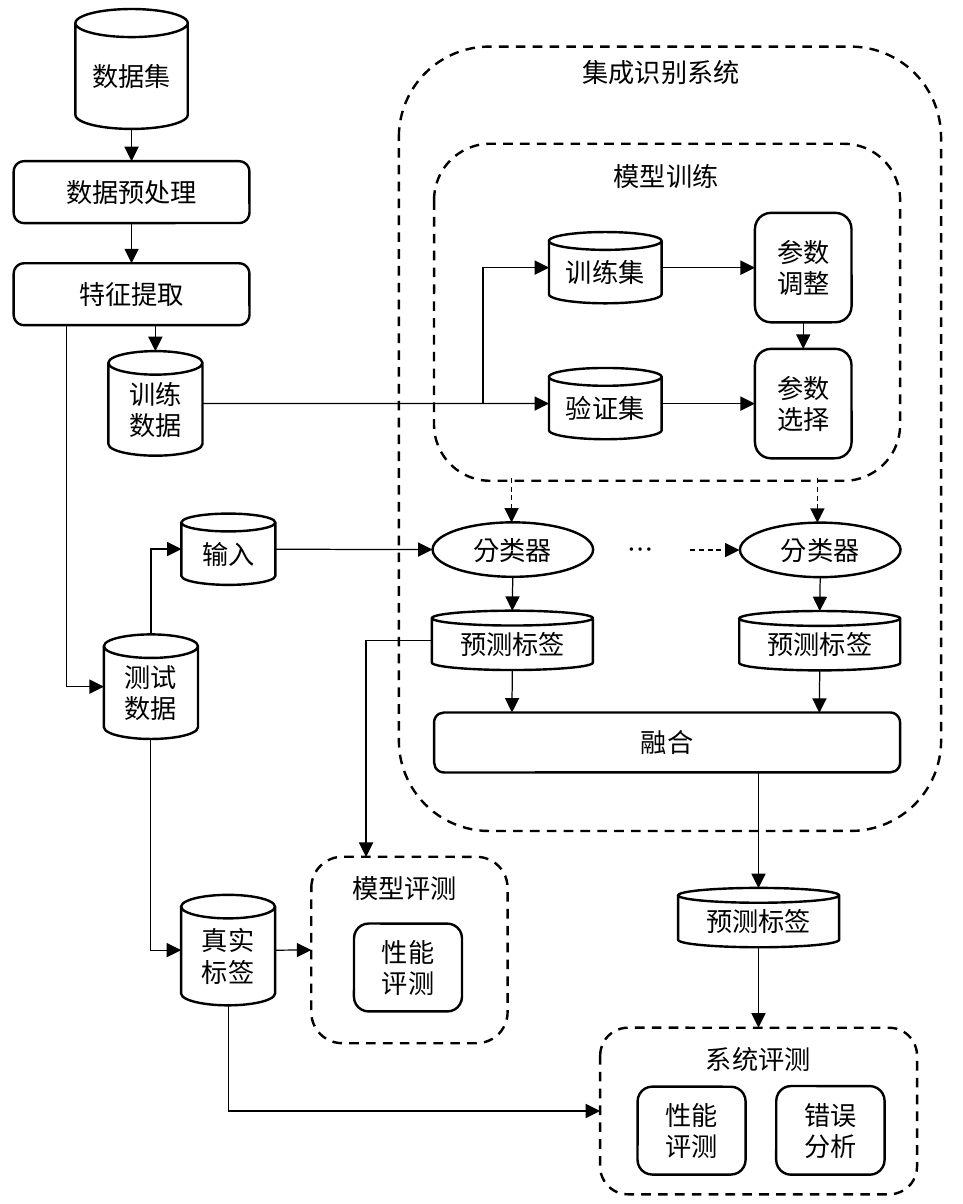
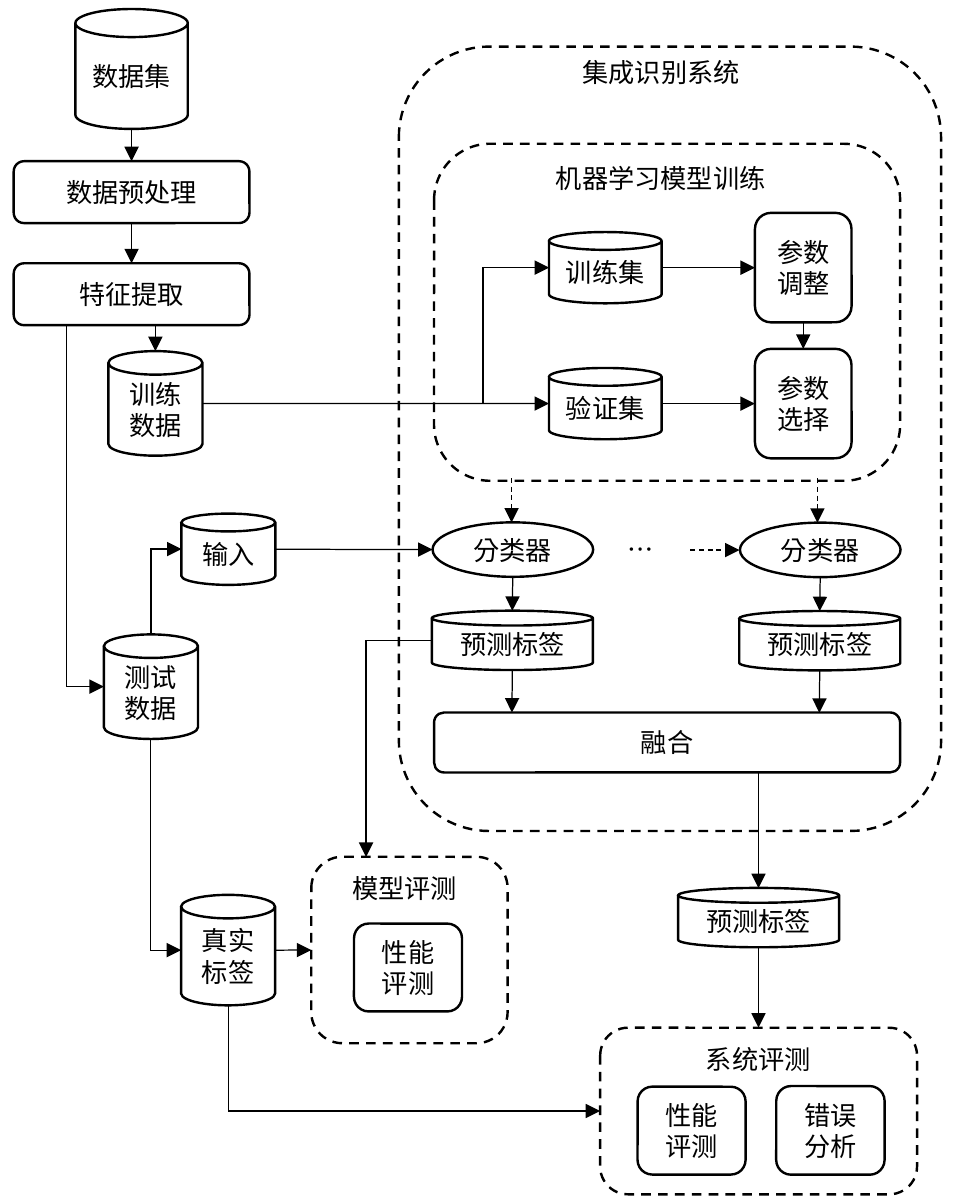
Before and after one commit to liangxh/grad2019, a slide deck: slide 1 of img/framework_v2.pptx. Drawn at 963x1204 pixels with LibreOffice and Linux fonts; fonts in the diff are those of the drawing. Boxes give left, top, right and bottom in pixels: in the first picture for what was removed or moved away, otherwise in the second. Text is boxed around its words. In the diff, an @@ line names an element or a change of style, - is before the commit and + after.

```diff
--- a/img/framework_v2.pptx
+++ b/img/framework_v2.pptx
@@ text at [556, 166, 766, 190]: text changed @@
-模型训练
+机器学习模型训练
```
Also in this commit, not shown: 4 other files.
